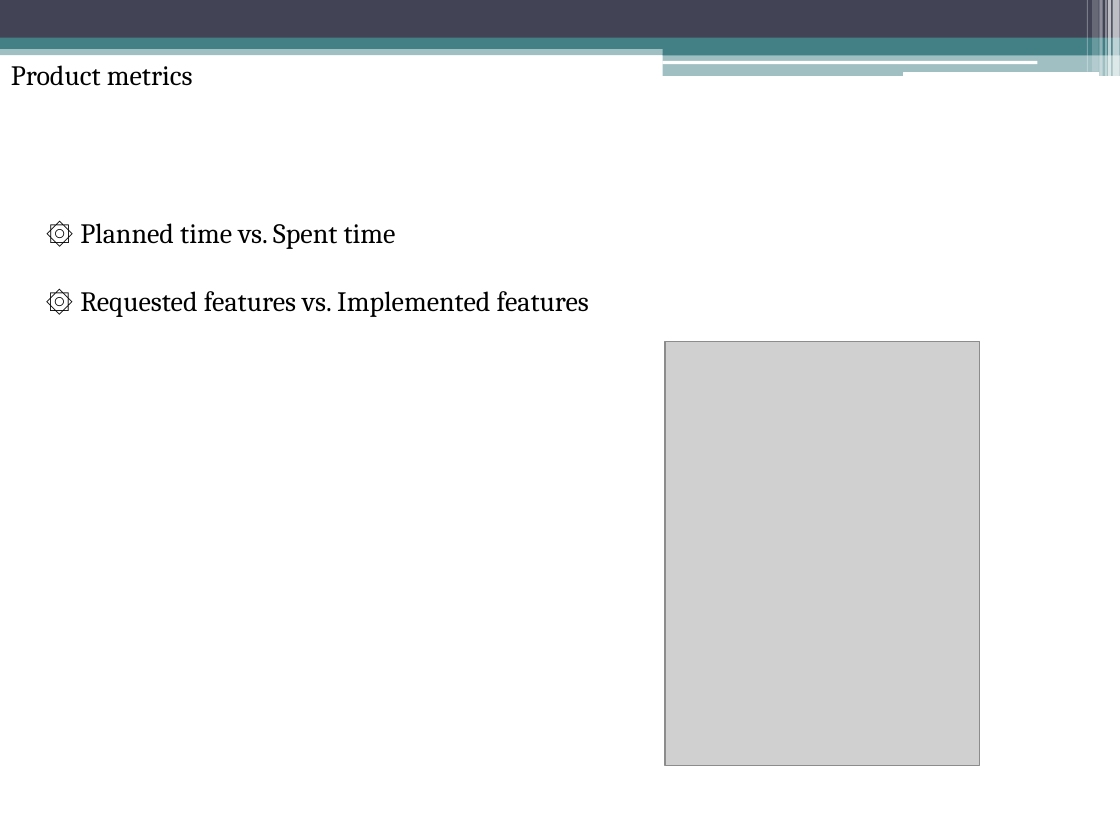
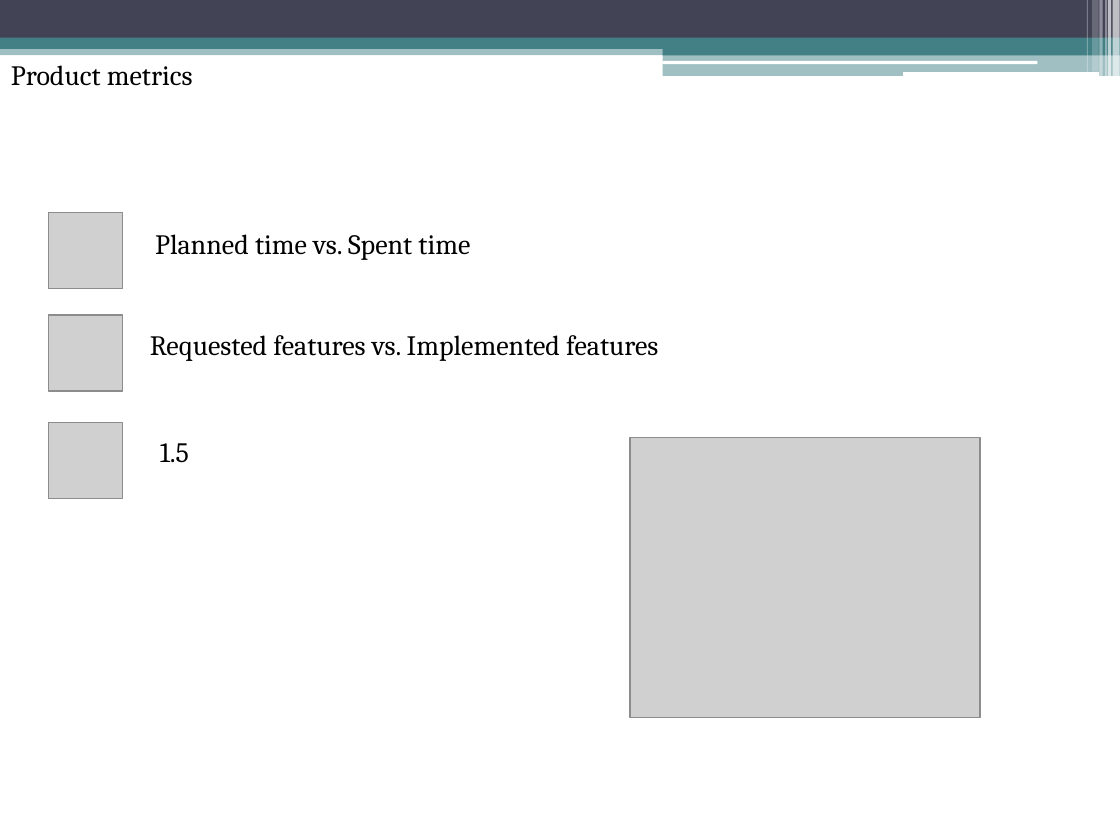
Before and after one commit to rasmustilljander/FOOT_Pacman, a slide deck: slide 7 of Reports/L4/Presentation/Presentation.pptx. Drawn at 1120x840 pixels with LibreOffice and Linux fonts; fonts in the diff are those of the drawing; grey boxes stand for pictures. Boxes give left, top, right and bottom in pixels: in the first picture for what was removed or moved away, otherwise in the second. Text is boxed around its words. In the diff, an @@ line names an element or a change of style, - is before the commit and + after.

Commit message:
Finished Presentation

```diff
--- a/Reports/L4/Presentation/Presentation.pptx
+++ b/Reports/L4/Presentation/Presentation.pptx
@@ picture added at bbox=[48, 213, 122, 289] @@
@@ text at bbox=[155, 234, 470, 260]: text changed @@
-۞ Planned time vs. Spent time
+Planned time vs. Spent time
@@ picture added at bbox=[48, 315, 122, 391] @@
@@ text at bbox=[150, 335, 658, 361]: text changed @@
-۞ Requested features vs. Implemented features
+Requested features vs. Implemented features
@@ picture added at bbox=[48, 422, 122, 498] @@
@@ text added at bbox=[160, 443, 189, 463], 18 pt, text #000000 @@
+1.5
@@ picture: place and size @@
-picture at bbox=[665, 342, 980, 766]
+picture at bbox=[631, 438, 980, 718]
```
Also in this commit, not shown: 7 other slides changed.
